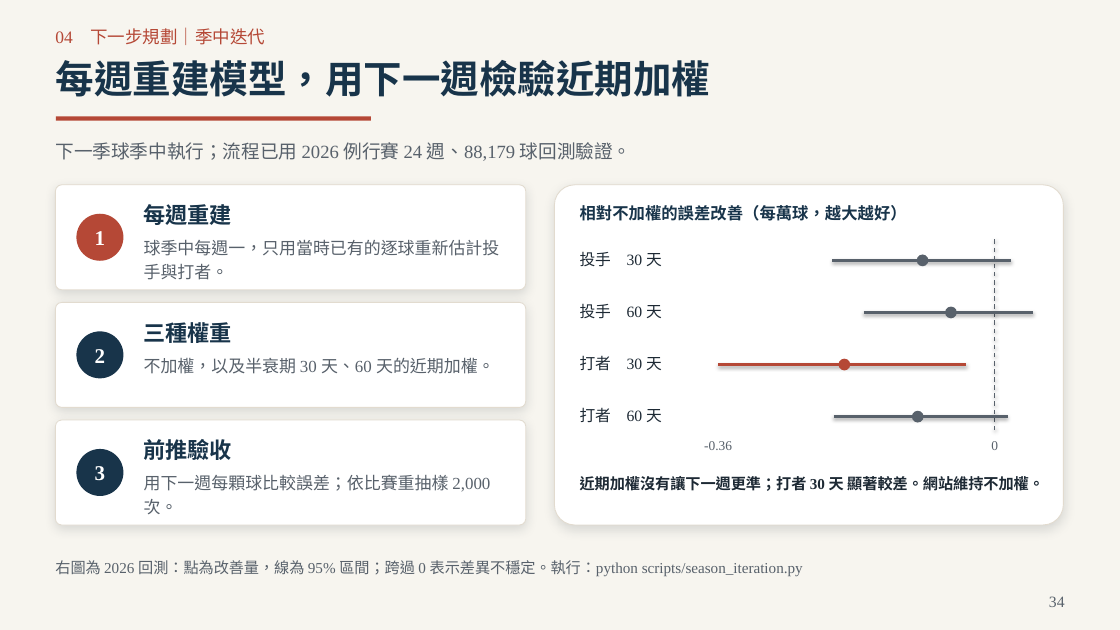
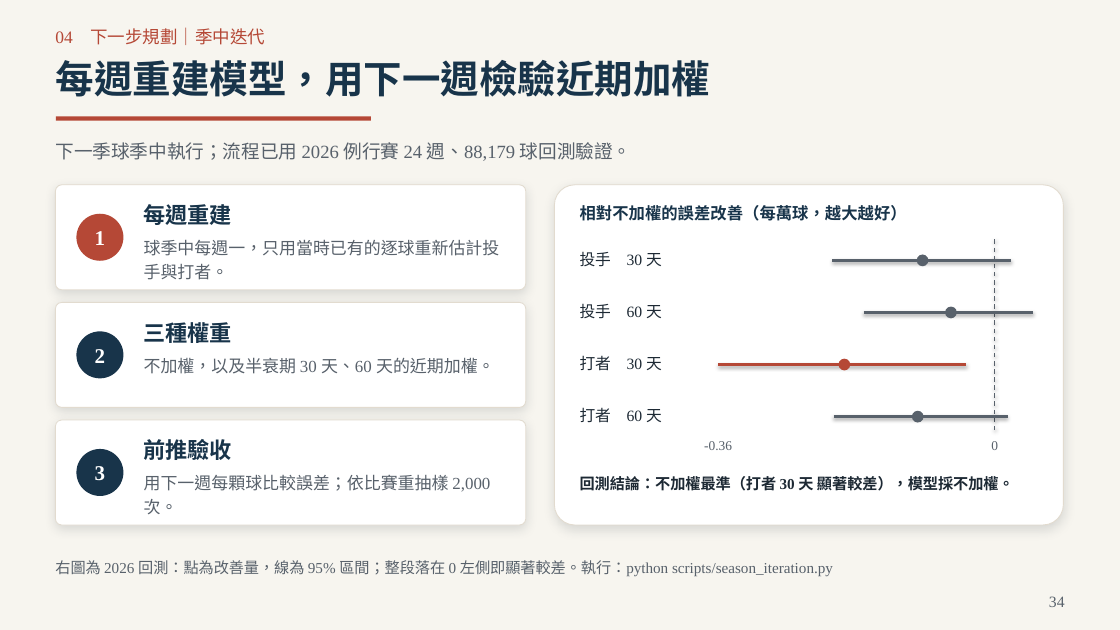
Before and after one commit to Da-Xiong-Chen/baseball_project, a slide deck: slide 34 of presentations/competition-2026/sync-20261115/一球兩面_臨場用人決策_2026球季版_38頁.pptx. Drawn at 1120x630 pixels with LibreOffice and Linux fonts; fonts in the diff are those of the drawing. Boxes give left, top, right and bottom in pixels: in the first picture for what was removed or moved away, otherwise in the second. Text is boxed around its words. In the diff, an @@ line names an element or a change of style, - is before the commit and + after.

Commit message:
簡報正式提交版：方法頁加入具體例子、標題直接寫結論，移除不確定用語

```diff
--- a/presentations/competition-2026/sync-20261115/一球兩面_臨場用人決策_2026球季版_38頁.pptx
+++ b/presentations/competition-2026/sync-20261115/一球兩面_臨場用人決策_2026球季版_38頁.pptx
@@ text at <box>580,476,1014,491</box>: text changed @@
-近期加權沒有讓下一週更準；打者 30 天 顯著較差。網站維持不加權。
+回測結論：不加權最準（打者 30 天 顯著較差），模型採不加權。
@@ text at <box>55,560,833,576</box>: text changed @@
-右圖為 2026 回測：點為改善量，線為 95% 區間；跨過 0 表示差異不穩定。執行：python scripts/season_iteration.py
+右圖為 2026 回測：點為改善量，線為 95% 區間；整段落在 0 左側即顯著較差。執行：python scripts/season_iteration.py
```
Also in this commit, not shown: 12 other slides changed, 2 other files.
